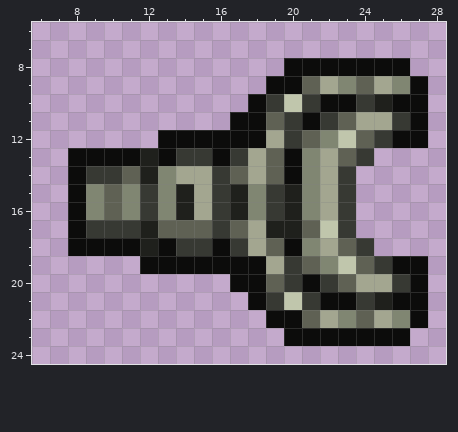
Two versions of one pixel-art sprite, content/Entities/Structures/Mechanisms/Turret/turret.fg.00.png. That is the earlier state.
The file is 32x32 pixels. Shown: x 6..28, y 6..24.
After the commit:
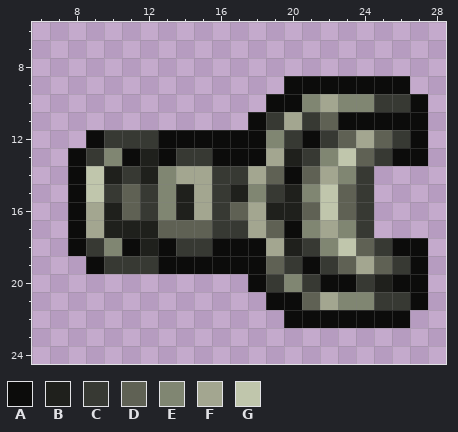
Palette (. is transparent): A #0c0c0b  B #1f201c  C #373933  D #5f6154  E #808672  F #a3a690  G #c0c6ac
Change:
@@ x 6..28 @@
  7 .......................
- 8 ..............AAAAAAA..
- 9 .............AADFEDFEA.
-10 ............ACGCAACBAA.
-11 ...........AADCACDFFCA.
-12 .......AAAAAAFCDEGDCAA.
-13 ..AAAABACCACFDAEFDC....
-14 ..ACCDBEFFCDFDAEFC.....
-15 ..AEDECEBFCBECBEFC.....
-16 ..AEDECEBFCBECBEFC.....
-17 ..ACCCBDDDCDFBBDGC.....
-18 ..AAAABACCACFDAEFDC....
-19 ......AAAAAAAFCDEGDCAA.
-20 ...........AADCACDFFCA.
-21 ............ACGCAACBAA.
-22 .............AADFEDFEA.
-23 ..............AAAAAAA..
+ 8 .......................
+ 9 ..............AAAAAAA..
+10 .............AAEFEECCA.
+11 ............ACFCDAAAAA.
+12 ...ACCCAAAAAAECACDFDCA.
+13 ..ACEABACCAAAFBCEGDCAA.
+14 ..AGBCBEFFCCFDADFEC....
+15 ..AGCDCEBFCBECBEGDC....
+16 ..AFBDCEBFCDFBBDGDC....
+17 ..AFBBBDDDCCFDAEFEC....
+18 ..ACEABACCAAAFBCEGDCAA.
+19 ...ACCCAAAAAADCACDFDCA.
+20 ............ACECAACBAA.
+21 .............AADFEECCA.
+22 ..............AAAAAAA..
+23 .......................
 24 .......................
